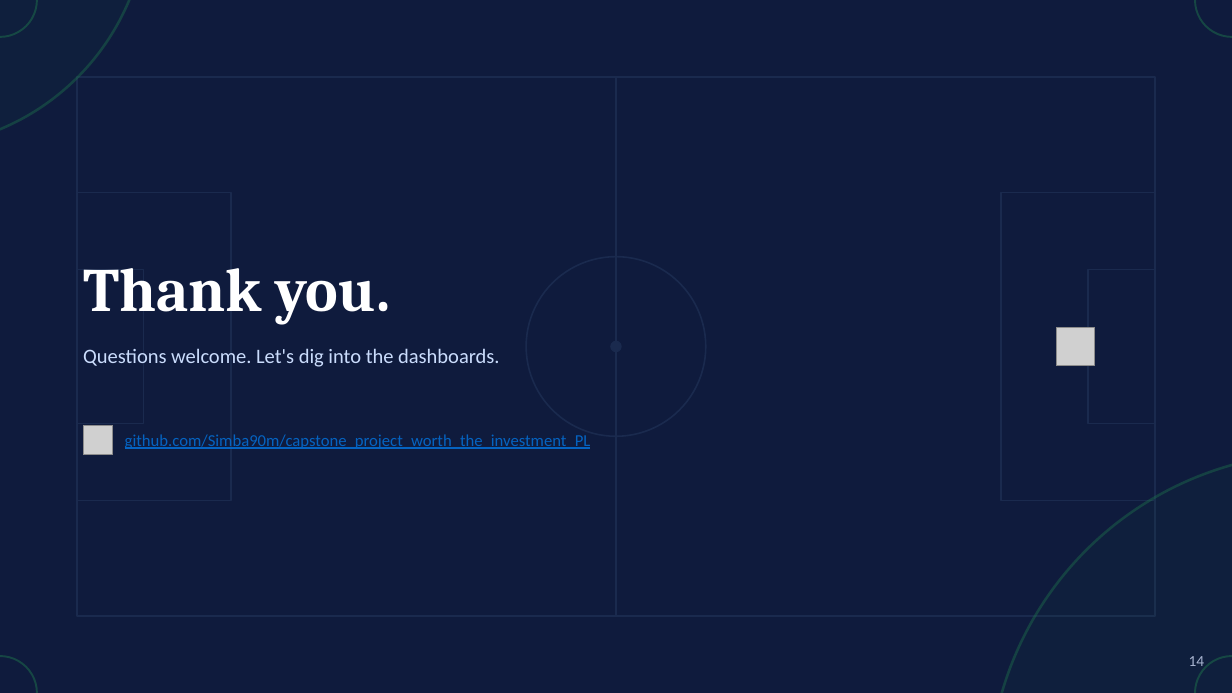
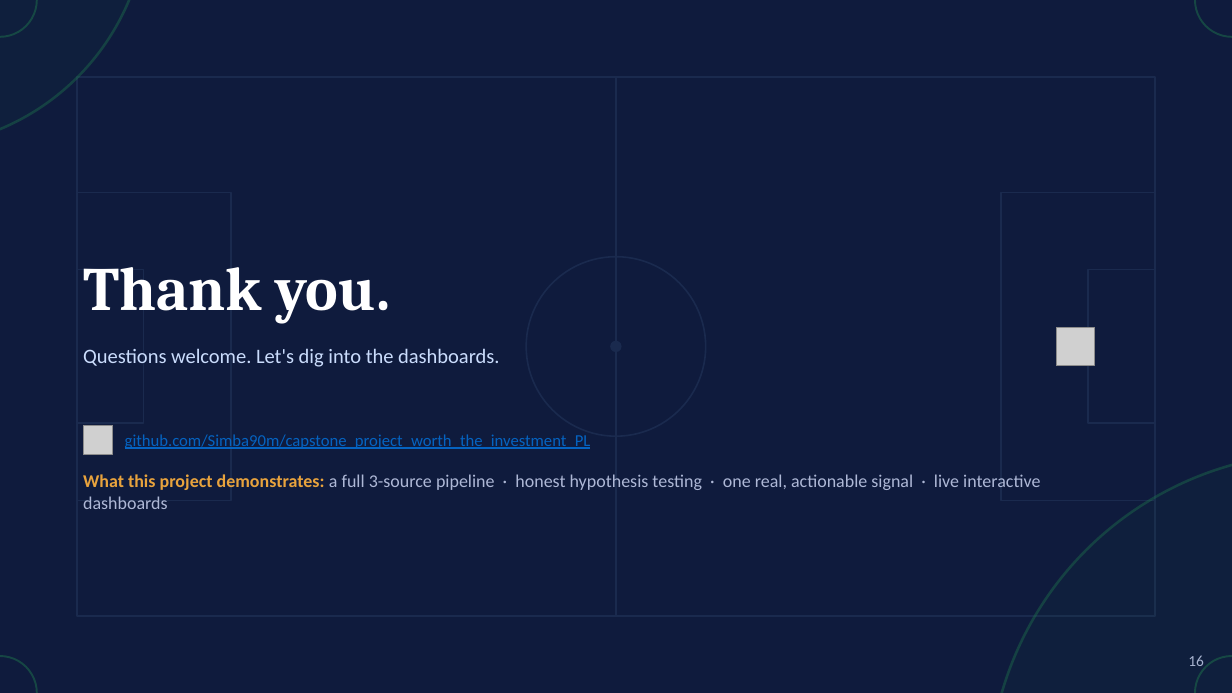
Before and after one commit to Simba90m/capstone_project_worth_the_investment_PL, a slide deck: slide 16 of Worth_the_Investment_Capstone_Skeleton_Final.pptx (slide 14 before the commit). Drawn at 1232x693 pixels with LibreOffice and Linux fonts; fonts in the diff are those of the drawing; grey boxes stand for pictures. Boxes give left, top, right and bottom in pixels: in the first picture for what was removed or moved away, otherwise in the second. Text is boxed around its words. In the diff, an @@ line names an element or a change of style, - is before the commit and + after.

```diff
--- a/Worth_the_Investment_Capstone_Skeleton_Final.pptx
+++ b/Worth_the_Investment_Capstone_Skeleton_Final.pptx
@@ text added at [83, 474, 1040, 509], 14 pt, text #AEB8D6 @@
+What this project demonstrates: a full 3-source pipeline · honest hypothesis testing · one real, actionable signal · live interactive dashboards
@@ text at [1188, 655, 1204, 671]: text changed @@
-14
+16
```
Also in this commit, not shown: 14 other slides changed, 2 slides added.
